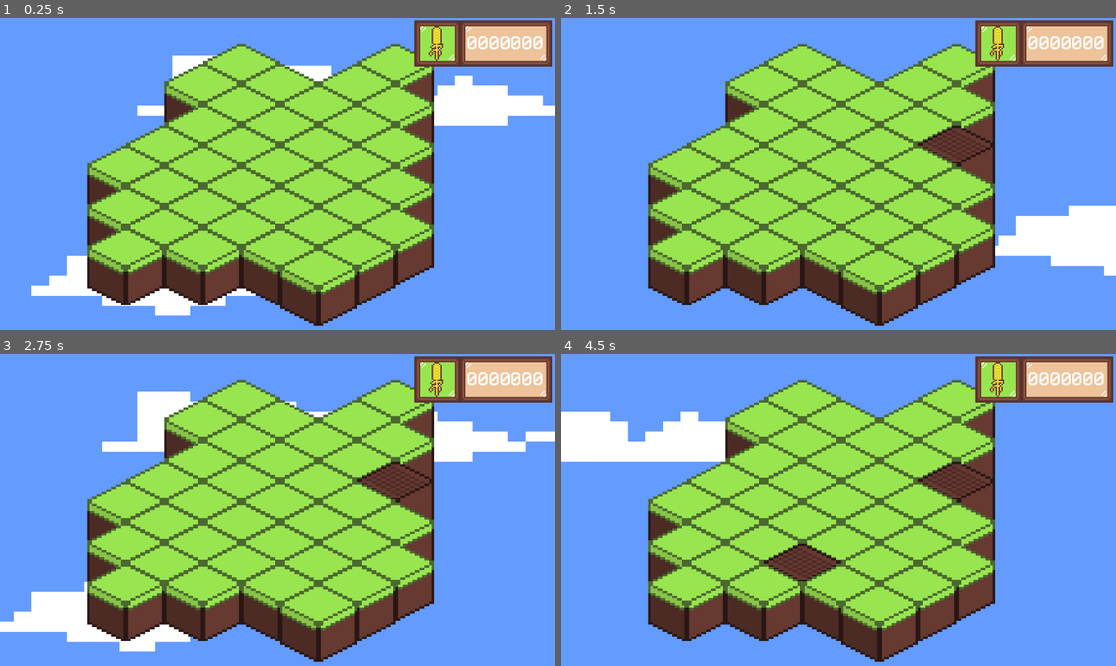
Above: before the commit, frames 1-4 (two rows, left to right).
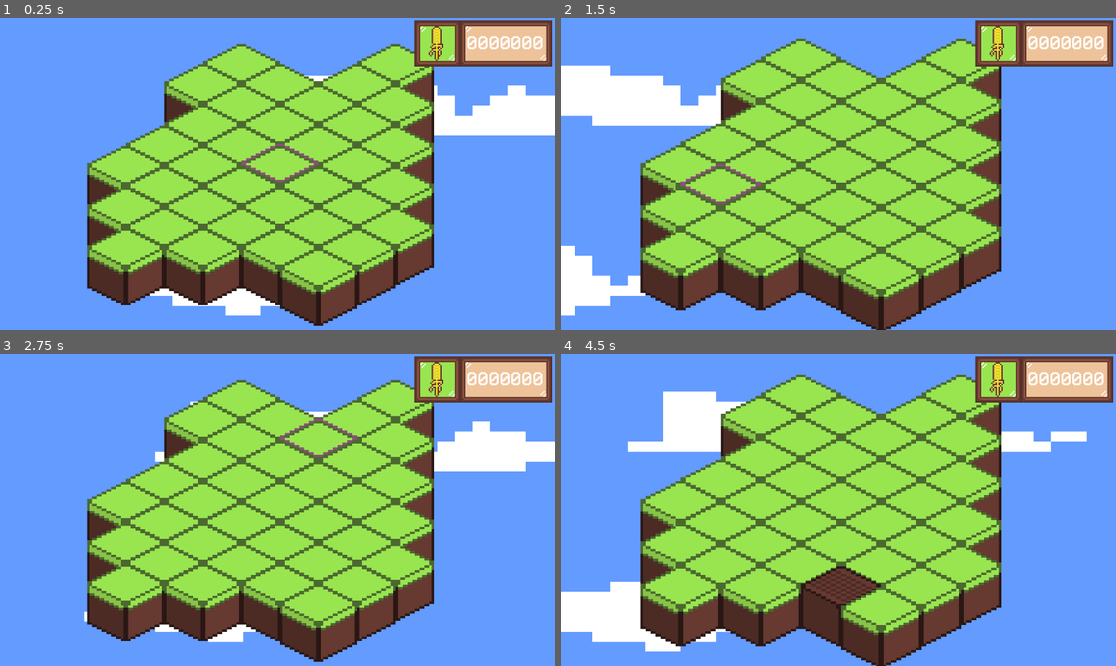
Above: after the commit, the same moments.

Repository: juanono18/MyISOFarm
Game: Godot game, scene res://world.tscn
Two runs of this game, one before a commit and one after it. Both use one fixed random seed, a clock stepped at 60 frames per second and the inputs below.
Inputs (mouse positions are in pixels of both pictures, inside the frame that each line leads up to):
- Up to frame 1 (0.25 s): no input
- Up to frame 2 (1.5 s): move the mouse to (960, 158) at 0.52 s; press the mouse at (960, 158) at 0.53 s; tap Mouse wheel up (ZoomIn) at 0.8, 1.35 s; move the mouse to (727, 189) at 1.27 s; release the mouse at (727, 189) at 1.28 s
- Up to frame 3 (2.75 s): tap Mouse wheel down (ZoomOut) at 1.55 s; move the mouse to (333, 441) at 2.02 s; hold Mouse wheel down (ZoomOut) from 2.03 s (still down); tap Middle mouse button (drag, bound only after the commit) at 2.3 s
- Up to frame 4 (4.5 s): move the mouse to (810, 572) at 2.77 s; release Mouse wheel down (ZoomOut) at 2.78 s; tap Middle mouse button (drag, bound only after the commit) at 2.85 s; click (810, 572) at 3.05 s; move the mouse to (1005, 556) at 3.52 s; press the mouse at (1005, 556) at 3.53 s; tap Mouse wheel up (ZoomIn) at 3.8, 4.35 s; move the mouse to (672, 463) at 4.27 s; release the mouse at (672, 463) at 4.28 s

The runs differ from the first frame. In frame 1, 4.7% of the frame differs, in the area x 5-100%, y 12-96%; in frame 2, 25%, in the area x 0-100%, y 6-100%; in frame 3, 7.6%; in frame 4, 24%.

Commit message:
Añadido Hover Selector y mejorada precision del puntero sobre tilemap

Diff:
--- a/Camera2D.gd
+++ b/Camera2D.gd
@@ -1,6 +1,6 @@
 extends Camera2D
 
-
+var max
 # Called when the node enters the scene tree for the first time.
 func _ready():
 	pass # Replace with function body.
@@ -10,7 +10,10 @@
 func _process(delta):
 	pass
 
-func _unhandled_input(event:InputEvent):
-	if event is InputEventMouseMotion:
-		if event.button_mask == MOUSE_BUTTON_MASK_MIDDLE:
-			position -= event.relative / zoom
+func _input(event):
+	if event.is_action_pressed("ZoomIn"):
+		zoom += Vector2(0.1,0.1)
+	if event.is_action_pressed("ZoomOut"):
+		zoom -= Vector2(0.1,0.1)
+	if event is InputEventMouseMotion and event.is_action_pressed("drag"):
+		position -= event.relative*1.0 / zoom
--- a/TileMap.gd
+++ b/TileMap.gd
@@ -10,23 +10,37 @@
 var harvestSound: AudioStreamPlayer
 var plantSound: AudioStreamPlayer
 var waterSound: AudioStreamPlayer
+var prevTile
 func _ready():
 	pass # Replace with function body.
 
 
 # Called every frame. 'delta' is the elapsed time since the previous frame.
 func _process(delta):
-	pass
+	updateHoverOnTile()
+
+func updateHoverOnTile():
+	var tile = local_to_map(Vector2(get_global_mouse_position().x+5,get_global_mouse_position().y+10))
+	if(get_cell_atlas_coords(1,tile) != Vector2i(-1,-1)):
+		set_cell(2,Vector2(tile.x-1,tile.y-1),1,Vector2(9,0),0)
+	if(prevTile != null):
+		#print("here")
+		if(tile != prevTile):
+			#print(prevTile)
+			set_cell(2,Vector2(prevTile.x-1,prevTile.y-1))
+	prevTile = tile
 func setWslabel(label:Label):
 	wslabel = label
+
 func setSounds( dirtSound1: AudioStreamPlayer,harvestSound1: AudioStreamPlayer,plantSound1: AudioStreamPlayer,waterSound1: AudioStreamPlayer):
 	dirtSound = dirtSound1
 	harvestSound=harvestSound1
 	plantSound=plantSound1
 	waterSound=waterSound1
+
 func _input(event):
 	if event.is_action_pressed("LeftClick"):
-		var tile = local_to_map(get_global_mouse_position())
+		var tile = local_to_map(Vector2(get_global_mouse_position().x+5,get_global_mouse_position().y+10))
 		print(get_cell_atlas_coords(1,tile),get_cell_atlas_coords(0,Vector2(tile.x-1,tile.y-1)))
 		#si es tierra arar
 		if(get_cell_atlas_coords(1,tile) == Vector2i(0,0) or get_cell_atlas_coords(1,tile) == Vector2i(1,0)):
@@ -84,6 +98,9 @@
 
 func _on_grass_timer_timeout():
 	for dirt in dirtFields:
-		set_cell(1,dirt,1,Vector2(0,0),0)
-		dirtFields.erase(dirt)
+		if(get_cell_atlas_coords(1,dirt) != Vector2i(1,0)):
+			dirtFields.erase(dirt)
+		else:
+			set_cell(1,dirt,1,Vector2(0,0),0)
+			dirtFields.erase(dirt)
 	pass # Replace with function body.
--- a/project.godot
+++ b/project.godot
@@ -36,6 +36,11 @@
 "events": [Object(InputEventMouseButton,"resource_local_to_scene":false,"resource_name":"","device":-1,"window_id":0,"a …(253 unchanged characters)…
 ]
 }
+drag={
+"deadzone": 0.5,
+"events": [Object(InputEventMouseButton,"resource_local_to_scene":false,"resource_name":"","device":-1,"window_id":0,"alt_pressed":false,"shift_pressed":false,"ctrl_pressed":false,"meta_pressed":false,"button_mask":0,"position":Vector2(0, 0),"global_position":Vector2(0, 0),"factor":1.0,"button_index":3,"canceled":false,"pressed":false,"double_click":false,"script":null)
+]
+}
 
 [rendering]
 
--- a/world.tscn
+++ b/world.tscn
@@ -25,6 +25,7 @@
 6:0/0 = 0
 7:0/0 = 0
 8:0/0 = 0
+9:0/0 = 0
 
 [sub_resource type="TileSet" id="TileSet_tnypq"]
 resource_local_to_scene = true
@@ -139,6 +140,13 @@
 layer_1/y_sort_origin = 0
 layer_1/z_index = -1
 layer_1/tile_data = PackedInt32Array(131072, 1, 0, 196609, 1, 0, 262146, 1, 0, 131074, 1, 0, 196610, 1, 0, -65535, 1, 0 …(388 unchanged characters)…
+layer_2/name = "hover"
+layer_2/enabled = true
+layer_2/modulate = Color(1, 1, 1, 1)
+layer_2/y_sort_enabled = true
+layer_2/y_sort_origin = -1
+layer_2/z_index = 0
+layer_2/tile_data = PackedInt32Array()
 script = ExtResource("3_q0x14")
 
 [node name="Camera2D" type="Camera2D" parent="."]
@@ -160,8 +168,7 @@
 position = Vector2(19.2667, 10.9167)
 scale = Vector2(1.22083, 0.692708)
 sprite_frames = SubResource("SpriteFrames_8lmly")
-frame = 4
-frame_progress = 0.430571
+frame = 6
 
 [node name="WheatTimer" type="Timer" parent="."]
 wait_time = 2.0
Binary file changed: tileset.png
